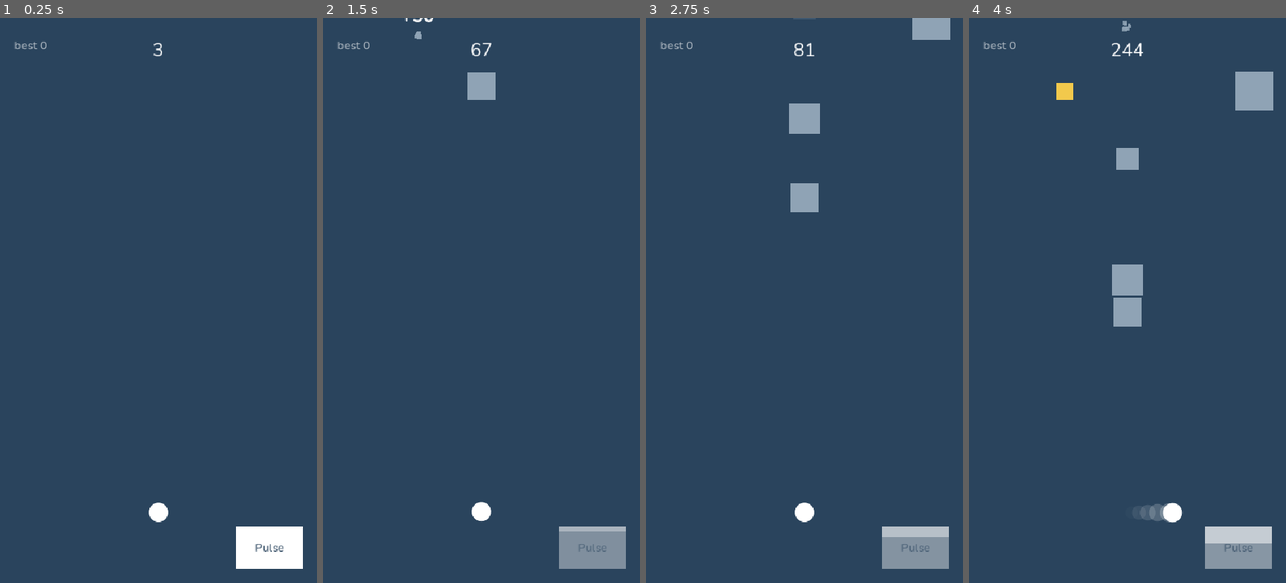
Above: before the commit, frames 1-4 (left to right).
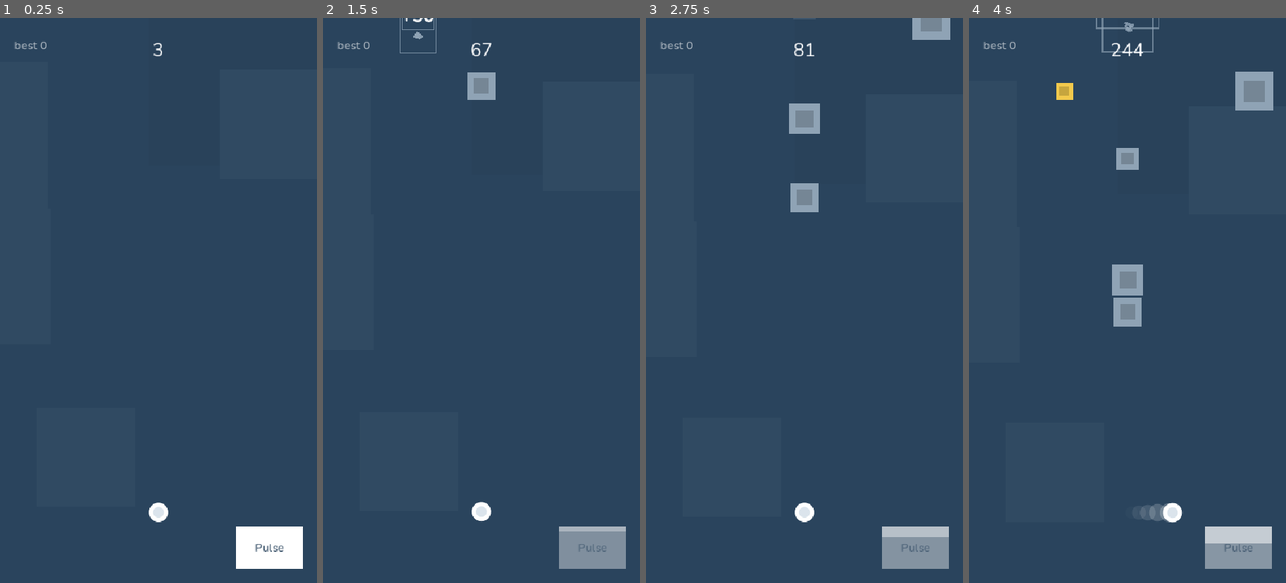
Above: after the commit, the same moments.

Repository: Coleryn/Slipstream
Game: Godot game, scene res://scenes/Main.tscn
The game is run twice, just before and just after one commit, with the same random seed, the same clock (stepped at 60 frames per second) and the same inputs.
Inputs (mouse positions are in pixels of both pictures, inside the frame that each line leads up to):
- Up to frame 1 (0.25 s): no input
- Up to frame 2 (1.5 s): click "Pulse" at 0.5 s; click "Pulse" at 1.25 s
- Up to frame 3 (2.75 s): click "Pulse" at 2 s
- Up to frame 4 (4 s): move the mouse to (1197, 272) at 2.77 s; click (1197, 272) at 2.92 s; tap Space at 3.02 s; drag from (1064, 328) to (1127, 272) at 3.52 s

The runs differ from the first frame. In frame 1, less than 0.1% of the frame differs, in the area x 48-52%, y 86-89%; in frame 2, 0.2%; in frame 3, 0.5%; in frame 4, 0.9%, in the area x 28-94%, y 0-89%.

Commit message:
Polish: two-tone shapes, crash shockwaves, red spawn telegraph and parallax backdrop

Diff:
--- a/scenes/Main.tscn
+++ b/scenes/Main.tscn
@@ -10,6 +10,8 @@
 [ext_resource type="Script" path="res://scripts/FeedbackConfig.gd" id="8_feedback"]
 [ext_resource type="Script" path="res://scripts/DifficultyConfig.gd" id="9_difficulty"]
 [ext_resource type="Resource" path="res://assets/data/square_types.tres" id="10_types"]
+[ext_resource type="Script" path="res://scripts/Backdrop.gd" id="11_backdrop"]
+[ext_resource type="Script" path="res://scripts/Shockwaves.gd" id="12_shockwaves"]
 
 [sub_resource type="Resource" id="Resource_feedback"]
 script = ExtResource("8_feedback")
@@ -21,6 +23,9 @@
 script = ExtResource("1_main")
 feedback = SubResource("Resource_feedback")
 difficulty = SubResource("Resource_difficulty")
+
+[node name="Backdrop" type="Node2D" parent="."]
+script = ExtResource("11_backdrop")
 
 [node name="Camera" type="Camera2D" parent="."]
 position = Vector2(270, 480)
@@ -37,6 +42,10 @@
 script = ExtResource("4_burst")
 feedback = SubResource("Resource_feedback")
 
+[node name="Shockwaves" type="Node2D" parent="."]
+script = ExtResource("12_shockwaves")
+feedback = SubResource("Resource_feedback")
+
 [node name="Popups" type="Node2D" parent="."]
 script = ExtResource("5_popups")
 
--- /dev/null
+++ b/scripts/Backdrop.gd
@@ -0,0 +1,64 @@
+class_name Backdrop
+extends Node2D
+
+## Very large, very faint squares drifting behind the field. Purely decorative.
+
+@export var enabled: bool = true:
+	set(value):
+		enabled = value
+		set_process(value)
+		queue_redraw()
+@export_range(0, 12, 1) var square_count: int = 7
+@export_range(40.0, 400.0, 10.0) var min_size: float = 150.0
+@export_range(40.0, 600.0, 10.0) var max_size: float = 320.0
+@export_range(0.0, 40.0, 1.0) var min_speed: float = 5.0
+@export_range(0.0, 60.0, 1.0) var max_speed: float = 18.0
+@export_range(0.0, 0.06, 0.005) var light_variation: float = 0.03
+@export_range(0.0, 0.06, 0.005) var dark_variation: float = 0.03
+
+var _positions: Array[Vector2] = []
+var _sizes: Array[float] = []
+var _speeds: Array[float] = []
+var _colors: Array[Color] = []
+
+
+func _ready() -> void:
+	_build()
+
+
+func _build() -> void:
+	_positions.clear()
+	_sizes.clear()
+	_speeds.clear()
+	_colors.clear()
+	var field: Vector2 = get_viewport_rect().size
+	for i in square_count:
+		var side: float = randf_range(minf(min_size, max_size), maxf(min_size, max_size))
+		_positions.append(Vector2(randf_range(-side * 0.3, field.x + side * 0.3), randf_range(-field.y, field.y)))
+		_sizes.append(side)
+		_speeds.append(randf_range(minf(min_speed, max_speed), maxf(min_speed, max_speed)))
+		if i % 2 == 0:
+			_colors.append(Palette.lift(Palette.BACKGROUND, light_variation))
+		else:
+			_colors.append(Palette.shade(Palette.BACKGROUND, 1.0 - dark_variation))
+	set_process(enabled)
+	queue_redraw()
+
+
+func _process(delta: float) -> void:
+	var field: Vector2 = get_viewport_rect().size
+	for i in _positions.size():
+		var side: float = _sizes[i]
+		_positions[i].y += _speeds[i] * delta
+		if _positions[i].y - side * 0.5 > field.y:
+			_positions[i].y = -side * 0.5 - randf_range(0.0, 200.0)
+			_positions[i].x = randf_range(-side * 0.3, field.x + side * 0.3)
+	queue_redraw()
+
+
+func _draw() -> void:
+	if not enabled:
+		return
+	for i in _positions.size():
+		var half: float = _sizes[i] * 0.5
+		draw_rect(Rect2(_positions[i] - Vector2(half, half), Vector2(_sizes[i], _sizes[i])), _colors[i])
--- a/scripts/Burst.gd
+++ b/scripts/Burst.gd
@@ -9,6 +9,8 @@
 var _velocities: Array[Vector2] = []
 var _sizes: Array[float] = []
 var _colors: Array[Color] = []
+var _rotations: Array[float] = []
+var _spins: Array[float] = []
 var _ages: Array[float] = []
 var _lives: Array[float] = []
 
@@ -25,6 +27,8 @@
 		_velocities.append(direction * speed * randf_range(0.35, 1.0))
 		_sizes.append(size * randf_range(0.6, 1.2))
 		_colors.append(color)
+		_rotations.append(randf() * TAU)
+		_spins.append(randf_range(-1.0, 1.0) * feedback.particle_spin)
 		_ages.append(0.0)
 		_lives.append(maxf(lifetime, 0.01))
 	set_process(true)
@@ -36,6 +40,8 @@
 	_velocities.clear()
 	_sizes.clear()
 	_colors.clear()
+	_rotations.clear()
+	_spins.clear()
 	_ages.clear()
 	_lives.clear()
 	set_process(false)
@@ -59,6 +65,7 @@
 		else:
 			_velocities[i] = _velocities[i].lerp(Vector2.ZERO, minf(delta * feedback.particle_drag, 1.0))
 			_positions[i] += _velocities[i] * delta
+			_rotations[i] += _spins[i] * delta
 		i -= 1
 	queue_redraw()
 
@@ -67,7 +74,11 @@
 	for i in _positions.size():
 		var t: float = clampf(_ages[i] / _lives[i], 0.0, 1.0)
 		var side: float = _sizes[i] * (1.0 - feedback.particle_shrink * t)
-		draw_rect(Rect2(_positions[i] - Vector2(side, side) * 0.5, Vector2(side, side)), Color(_colors[i], 1.0 - t))
+		if side <= 0.0:
+			continue
+		draw_set_transform(_positions[i], _rotations[i], Vector2.ONE)
+		draw_rect(Rect2(Vector2(-side, -side) * 0.5, Vector2(side, side)), Color(_colors[i], 1.0 - t))
+	draw_set_transform(Vector2.ZERO, 0.0, Vector2.ONE)
 
 
 func _remove_at(index: int) -> void:
@@ -75,5 +86,7 @@
 	_velocities.remove_at(index)
 	_sizes.remove_at(index)
 	_colors.remove_at(index)
+	_rotations.remove_at(index)
+	_spins.remove_at(index)
 	_ages.remove_at(index)
 	_lives.remove_at(index)
--- a/scripts/FeedbackConfig.gd
+++ b/scripts/FeedbackConfig.gd
@@ -47,6 +47,12 @@
 @export_range(0.0, 1.0, 0.01) var trail_alpha: float = 0.25
 @export_range(0.0, 1.0, 0.05) var trail_shrink: float = 0.4
 
+@export_group("Square look")
+@export_range(0.2, 0.9, 0.01) var square_inner_ratio: float = 0.55
+
+@export_group("Player look")
+@export_range(0.2, 0.9, 0.01) var player_inner_ratio: float = 0.55
+
 @export_group("Squares")
 @export_range(0.0, 0.5, 0.01) var square_fade_in_time: float = 0.25
 
@@ -56,13 +62,25 @@
 @export_range(2.0, 24.0, 1.0) var particle_size: float = 8.0
 @export_range(0.05, 1.0, 0.01) var particle_lifetime: float = 0.38
 @export_range(0.0, 20.0, 0.5) var particle_drag: float = 5.0
-@export_range(0.0, 1.0, 0.05) var particle_shrink: float = 0.5
+@export_range(0.0, 1.0, 0.05) var particle_shrink: float = 1.0
 
 @export_group("Crash")
 @export_range(0, 32, 1) var crash_particles: int = 8
 @export_range(0.0, 400.0, 10.0) var crash_particle_speed: float = 130.0
 @export_range(0.05, 1.5, 0.01) var popup_lifetime: float = 0.4
 @export_range(0.0, 200.0, 2.0) var popup_rise: float = 46.0
+@export_range(1.0, 4.0, 0.1) var shockwave_expand: float = 2.5
+@export_range(0.05, 0.4, 0.01) var shockwave_time: float = 0.25
+@export_range(1.0, 6.0, 0.5) var shockwave_width: float = 2.0
+@export_range(0.0, 1.0, 0.05) var shockwave_alpha: float = 0.9
+@export_range(0.0, 12.0, 0.5) var particle_spin: float = 4.0
+
+@export_group("Telegraph")
+@export_range(0.0, 1.0, 0.05) var telegraph_time: float = 0.4
+@export_range(0.0, 0.5, 0.01) var telegraph_fade: float = 0.12
+@export_range(1.0, 6.0, 0.5) var telegraph_width: float = 2.0
+@export_range(0.0, 1.0, 0.05) var telegraph_alpha: float = 0.4
+@export_range(8.0, 60.0, 1.0) var telegraph_height: float = 14.0
 @export_range(12, 48, 1) var popup_font_size: int = 32
 
 @export_group("UI")
--- a/scripts/Main.gd
+++ b/scripts/Main.gd
@@ -17,6 +17,7 @@
 @onready var _spawner: Spawner = $Spawner
 @onready var _player: Player = $Player
 @onready var _burst: Burst = $Burst
+@onready var _shockwaves: Shockwaves = $Shockwaves
 @onready var _popups: Popups = $Popups
 @onready var _hud: HUD = $HUD
 @onready var _game_over: GameOver = $GameOver
@@ -87,6 +88,8 @@
 	var points: float = maxf(first.point_multiplier(), second.point_multiplier())
 	var awarded: int = int(round(float(crash_bonus) * float(multiplier) * points))
 	GameState.add_score(float(awarded))
+	_shockwaves.emit(first_position, first_color, first.size)
+	_shockwaves.emit(second_position, second_color, second.size)
 	_burst.emit_burst(first_position, first_color, feedback.crash_particles, feedback.crash_particle_speed, feedback.particle_size, feedback.particle_lifetime)
 	_burst.emit_burst(second_position, second_color, feedback.crash_particles, feedback.crash_particle_speed, feedback.particle_size, feedback.particle_lifetime)
 	_popups.show_text(impact, "+%d" % awarded, feedback.popup_rise, feedback.popup_lifetime, feedback.popup_font_size)
@@ -178,6 +181,7 @@
 	_game_over.hide_result()
 	_hud.show_pulse_button(true)
 	_burst.clear()
+	_shockwaves.clear()
 	_popups.clear()
 	GameState.reset()
 	_spawner.reset()
--- a/scripts/Palette.gd
+++ b/scripts/Palette.gd
@@ -7,8 +7,24 @@
 const BACKGROUND: Color = Color("#2a445d")
 const PANEL: Color = Color("#1f3347")
 const PLAYER: Color = Color("#ffffff")
+const PLAYER_INNER: Color = Color("#dbe4ec")
 const SQUARE_NORMAL: Color = Color("#8fa3b5")
 const SQUARE_FAST: Color = Color("#e85d5d")
 const SQUARE_GOLD: Color = Color("#f2c94c")
 const TEXT: Color = Color("#ffffff")
 const TEXT_DIM: Color = Color(1.0, 1.0, 1.0, 0.7)
+
+const INNER_DARKEN_FACTOR: float = 0.82
+
+
+static func shade(color: Color, factor: float) -> Color:
+	return Color(color.r * factor, color.g * factor, color.b * factor, color.a)
+
+
+static func lift(color: Color, amount: float) -> Color:
+	var clamped: float = clampf(amount, 0.0, 1.0)
+	return Color(
+		lerpf(color.r, 1.0, clamped),
+		lerpf(color.g, 1.0, clamped),
+		lerpf(color.b, 1.0, clamped),
+		color.a)
--- a/scripts/Player.gd
+++ b/scripts/Player.gd
@@ -79,6 +79,7 @@
 		var trail_radius: float = draw_radius * (1.0 - feedback.trail_shrink * t)
 		draw_circle(to_local(_trail_points[i]), trail_radius, Color(Palette.PLAYER, fade), true, -1.0, true)
 	draw_circle(Vector2.ZERO, draw_radius, Color(Palette.PLAYER, _intro), true, -1.0, true)
+	draw_circle(Vector2.ZERO, draw_radius * feedback.player_inner_ratio, Color(Palette.PLAYER_INNER, _intro), true, -1.0, true)
 	if shield_time > 0.0:
 		var ring_radius: float = lerpf(radius * 1.9, radius + feedback.shield_ring_gap, ease(_shield_intro, 0.4))
 		var flicker: float = 1.0
--- /dev/null
+++ b/scripts/Shockwaves.gd
@@ -0,0 +1,72 @@
+class_name Shockwaves
+extends Node2D
+
+## Thin hollow square frames on crash. One instance, reused by every crash.
+
+@export var feedback: FeedbackConfig
+
+var _positions: Array[Vector2] = []
+var _colors: Array[Color] = []
+var _sizes: Array[float] = []
+var _ages: Array[float] = []
+var _lives: Array[float] = []
+
+
+func _ready() -> void:
+	if feedback == null:
+		feedback = FeedbackConfig.new()
+
+
+func emit(origin: Vector2, color: Color, size: float) -> void:
+	_positions.append(origin - global_position)
+	_colors.append(color)
+	_sizes.append(maxf(size, 4.0))
+	_ages.append(0.0)
+	_lives.append(maxf(feedback.shockwave_time, 0.01))
+	set_process(true)
+	queue_redraw()
+
+
+func clear() -> void:
+	_positions.clear()
+	_colors.clear()
+	_sizes.clear()
+	_ages.clear()
+	_lives.clear()
+	set_process(false)
+	queue_redraw()
+
+
+func wave_count() -> int:
+	return _ages.size()
+
+
+func _process(delta: float) -> void:
+	if _ages.is_empty():
+		set_process(false)
+		queue_redraw()
+		return
+	var i: int = _ages.size() - 1
+	while i >= 0:
+		_ages[i] += delta
+		if _ages[i] >= _lives[i]:
+			_remove_at(i)
+		i -= 1
+	queue_redraw()
+
+
+func _draw() -> void:
+	for i in _positions.size():
+		var t: float = clampf(_ages[i] / _lives[i], 0.0, 1.0)
+		var side: float = _sizes[i] * lerpf(1.0, feedback.shockwave_expand, ease(t, 0.45))
+		var alpha: float = feedback.shockwave_alpha * (1.0 - t)
+		var half: float = side * 0.5
+		draw_rect(Rect2(_positions[i] - Vector2(half, half), Vector2(side, side)), Color(_colors[i], alpha), false, feedback.shockwave_width)
+
+
+func _remove_at(index: int) -> void:
+	_positions.remove_at(index)
+	_colors.remove_at(index)
+	_sizes.remove_at(index)
+	_ages.remove_at(index)
+	_lives.remove_at(index)
--- a/scripts/Spawner.gd
+++ b/scripts/Spawner.gd
@@ -33,6 +33,7 @@
 var _interval_now: float = 0.0
 var _crash_clock: float = 0.0
 var _stats_clock: float = 0.0
+var _telegraphs: Array[Dictionary] = []
 var wall_nudges: int = 0
 var wall_removals: int = 0
 
@@ -55,6 +56,7 @@
 		if _stats_clock >= 1.0:
 			_stats_clock -= 1.0
 			print("t=%.1fs speed=%.0f interval=%.2f walls=%d/%d" % [GameState.time, GameState.speed, _interval_now, wall_nudges, wall_removals])
+	_update_telegraphs(delta)
 	_enforce_walls()
 	_timer -= delta
 	if _timer > 0.0:
@@ -79,6 +81,8 @@
 
 func freeze_all() -> void:
 	set_process(false)
+	_telegraphs.clear()
+	queue_redraw()
 	for node in get_children():
 		var square := node as Square
 		if square != null and square.visible:
@@ -91,11 +95,44 @@
 		if square != null and square.visible:
 			square.deactivate()
 			_pool.push_back(square)
+	_telegraphs.clear()
+	queue_redraw()
 	_interval_now = _next_interval()
 	_timer = _interval_now
 	_crash_clock = 0.0
 	_stats_clock = 0.0
 	set_process(true)
+
+func _update_telegraphs(delta: float) -> void:
+	var i: int = _telegraphs.size() - 1
+	while i >= 0:
+		var telegraph: Dictionary = _telegraphs[i]
+		if not bool(telegraph["fired"]):
+			telegraph["time_left"] = float(telegraph["time_left"]) - delta
+			if float(telegraph["time_left"]) <= 0.0:
+				telegraph["fired"] = true
+				telegraph["fade_left"] = feedback.telegraph_fade
+				var size: float = float(telegraph["size"])
+				_try_place(float(telegraph["x"]), -size * 0.5 - spawn_margin, size, float(telegraph["speed"]), telegraph["variant"])
+		else:
+			telegraph["fade_left"] = float(telegraph["fade_left"]) - delta
+			if float(telegraph["fade_left"]) <= 0.0:
+				_telegraphs.remove_at(i)
+		i -= 1
+	if not _telegraphs.is_empty():
+		queue_redraw()
+
+
+func _draw() -> void:
+	for telegraph in _telegraphs:
+		var alpha: float = feedback.telegraph_alpha
+		if bool(telegraph["fired"]):
+			alpha *= clampf(float(telegraph["fade_left"]) / maxf(feedback.telegraph_fade, 0.001), 0.0, 1.0)
+		if alpha <= 0.0:
+			continue
+		var width: float = feedback.telegraph_width
+		var origin := Vector2(float(telegraph["x"]) - width * 0.5, 0.0)
+		draw_rect(Rect2(origin, Vector2(width, feedback.telegraph_height)), Color(Palette.SQUARE_FAST, alpha))
 
 
 func _spawn() -> void:
@@ -112,8 +149,20 @@
 func _spawn_single(x: float) -> void:
 	var variant: SquareVariant = types.pick(_difficulty_progress())
 	var square_size: float = _random_size(variant)
+	var square_speed: float = _random_speed(variant)
+	if variant.homing_rate > 0.0 and feedback.telegraph_time > 0.0:
+		_telegraphs.append({
+			"x": x,
+			"variant": variant,
+			"size": square_size,
+			"speed": square_speed,
+			"time_left": feedback.telegraph_time,
+			"fade_left": 0.0,
+			"fired": false,
+		})
+		return
 	var y: float = -square_size * 0.5 - spawn_margin
-	_try_place(x, y, square_size, _random_speed(variant), variant)
+	_try_place(x, y, square_size, square_speed, variant)
 
 
 func _spawn_crash_pair(x: float) -> bool:
--- a/scripts/Square.gd
+++ b/scripts/Square.gd
@@ -12,6 +12,7 @@
 @export var speed: float = 180.0
 @export var type: Type = Type.NORMAL
 @export var cull_margin: float = 48.0
+@export_range(0.2, 0.9, 0.01) var inner_ratio: float = 0.55
 
 var _color: Color = Palette.SQUARE_NORMAL
 var _appear: float = 0.0
@@ -161,6 +162,10 @@
 	if _shake_left > 0.0:
 		shake = Vector2(randf_range(-1.0, 1.0), randf_range(-1.0, 1.0)) * _shake_strength
 	draw_rect(Rect2(Vector2(-half, -half) + shake, Vector2(size, size)), Color(_color, _appear))
+	var inner: float = size * inner_ratio
+	var inner_half: float = inner * 0.5
+	var inner_color: Color = Palette.shade(_color, Palette.INNER_DARKEN_FACTOR)
+	draw_rect(Rect2(Vector2(-inner_half, -inner_half) + shake, Vector2(inner, inner)), Color(inner_color, _appear))
 
 
 func _apply_push(delta: float) -> void:
Not shown: 1 places in scenes/Main.tscn that only renumber resources
Not shown, added: scripts/Backdrop.gd.uid
Not shown, added: scripts/Shockwaves.gd.uid
Not shown, changed: .opencode/skills/dodge-ui-style/SKILL.md
